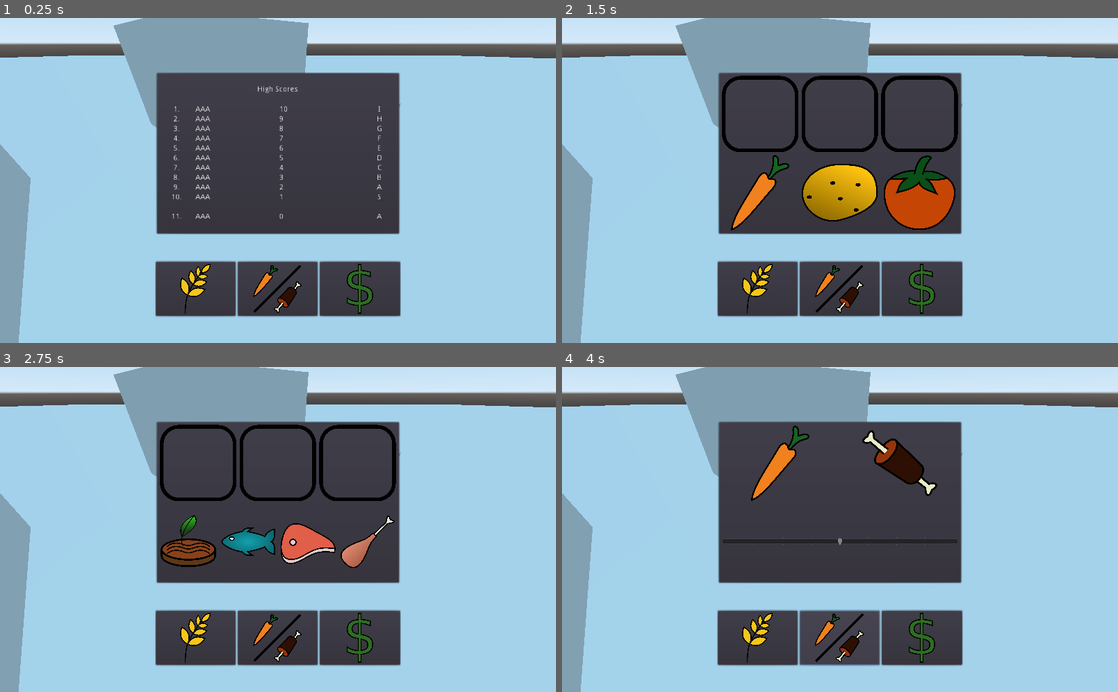
Above: before the commit, frames 1-4 (two rows, left to right).
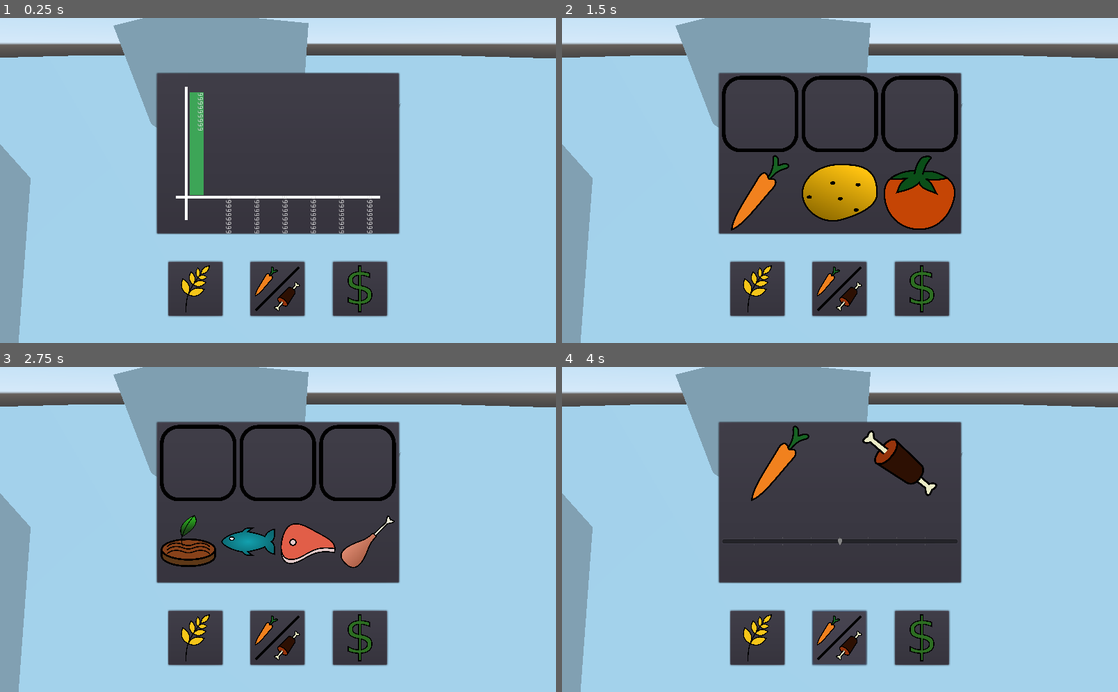
Above: after the commit, the same moments.

Repository: Rhowea/DDUEksamensprojekt
Game: Godot game, scene res://World.tscn
Two runs of this game, one before a commit and one after it. Both use one fixed random seed, a clock stepped at 60 frames per second and the inputs below.
Inputs (mouse positions are in pixels of both pictures, inside the frame that each line leads up to):
- Up to frame 1 (0.25 s): no input
- Up to frame 2 (1.5 s): click (756, 287) at 0.5 s; click (762, 154) at 1.25 s
- Up to frame 3 (2.75 s): click (278, 464) at 2 s
- Up to frame 4 (4 s): click (917, 464) at 2.75 s; click (840, 636) at 3.5 s

The runs differ from the first frame. In frame 1, 5.1% of the frame differs, in the area x 27-73%, y 20-93%; in frame 2, 3.0%; in frame 3, 3.0%; in frame 4, 3.1%.

Commit message:
Graph

Diff:
--- a/World.tscn
+++ b/World.tscn
@@ -438,7 +438,6 @@
 tick_count = 9
 
 [node name="Graph" type="Control" parent="Camera/MainUI/AspectRatioContainer/VBoxContainer/Panel"]
-visible = false
 margin_left = 7.0
 margin_top = 7.0
 margin_right = 443.0
@@ -459,34 +458,39 @@
 size_flags_vertical = 0
 
 [node name="Y-Axis" type="ColorRect" parent="Camera/MainUI/AspectRatioContainer/VBoxContainer/Panel/Graph"]
-anchor_bottom = 1.0
-margin_left = 40.0
-margin_top = 20.0
-margin_right = 45.0
-margin_bottom = -20.0
-size_flags_horizontal = 0
+anchor_left = 0.069
+anchor_top = 0.07
+anchor_right = 0.069
+anchor_bottom = 0.93
+margin_left = 15.416
+margin_top = -0.0200005
+margin_right = 20.416
+margin_bottom = 0.019989
+size_flags_horizontal = 3
 size_flags_vertical = 3
 
 [node name="Bars" type="HBoxContainer" parent="Camera/MainUI/AspectRatioContainer/VBoxContainer/Panel/Graph"]
-anchor_left = 0.115
-anchor_top = 0.196
-anchor_right = 0.931
-anchor_bottom = 0.773
-margin_left = 355.86
-margin_top = 164.944
-margin_right = 361.084
-margin_bottom = 164.922
-rect_rotation = 180.0
+anchor_left = 0.086
+anchor_top = 0.5
+anchor_right = 0.914
+anchor_bottom = 0.5
+margin_left = 7.504
+margin_top = -124.0
+margin_right = 7.49597
+margin_bottom = 77.0
+grow_horizontal = 0
+grow_vertical = 0
 size_flags_horizontal = 3
 size_flags_vertical = 3
 
 [node name="ColorRect1" type="ColorRect" parent="Camera/MainUI/AspectRatioContainer/VBoxContainer/Panel/Graph/Bars"]
 margin_left = 11.0
+margin_top = 11.0
 margin_right = 36.0
-margin_bottom = 190.0
+margin_bottom = 201.0
 rect_min_size = Vector2( 25, 190 )
 size_flags_horizontal = 6
-size_flags_vertical = 0
+size_flags_vertical = 10
 color = Color( 0.243137, 0.65098, 0.345098, 1 )
 
 [node name="Label1" type="Label" parent="Camera/MainUI/AspectRatioContainer/VBoxContainer/Panel/Graph/Bars/ColorRect1"]
@@ -500,10 +504,12 @@
 
 [node name="ColorRect2" type="ColorRect" parent="Camera/MainUI/AspectRatioContainer/VBoxContainer/Panel/Graph/Bars"]
 margin_left = 63.0
+margin_top = 201.0
 margin_right = 88.0
+margin_bottom = 201.0
 rect_min_size = Vector2( 25, 0 )
 size_flags_horizontal = 6
-size_flags_vertical = 0
+size_flags_vertical = 10
 color = Color( 0.243137, 0.65098, 0.345098, 1 )
 
 [node name="Label2" type="Label" parent="Camera/MainUI/AspectRatioContainer/VBoxContainer/Panel/Graph/Bars/ColorRect2"]
@@ -517,10 +523,12 @@
 
 [node name="ColorRect3" type="ColorRect" parent="Camera/MainUI/AspectRatioContainer/VBoxContainer/Panel/Graph/Bars"]
 margin_left = 115.0
+margin_top = 201.0
 margin_right = 140.0
+margin_bottom = 201.0
 rect_min_size = Vector2( 25, 0 )
 size_flags_horizontal = 6
-size_flags_vertical = 0
+size_flags_vertical = 10
 color = Color( 0.243137, 0.65098, 0.345098, 1 )
 
 [node name="Label3" type="Label" parent="Camera/MainUI/AspectRatioContainer/VBoxContainer/Panel/Graph/Bars/ColorRect3"]
@@ -534,10 +542,12 @@
 
 [node name="ColorRect4" type="ColorRect" parent="Camera/MainUI/AspectRatioContainer/VBoxContainer/Panel/Graph/Bars"]
 margin_left = 167.0
+margin_top = 201.0
 margin_right = 192.0
+margin_bottom = 201.0
 rect_min_size = Vector2( 25, 0 )
 size_flags_horizontal = 6
-size_flags_vertical = 0
+size_flags_vertical = 10
 color = Color( 0.243137, 0.65098, 0.345098, 1 )
 
 [node name="Label4" type="Label" parent="Camera/MainUI/AspectRatioContainer/VBoxContainer/Panel/Graph/Bars/ColorRect4"]
@@ -551,10 +561,12 @@
 
 [node name="ColorRect5" type="ColorRect" parent="Camera/MainUI/AspectRatioContainer/VBoxContainer/Panel/Graph/Bars"]
 margin_left = 219.0
+margin_top = 201.0
 margin_right = 244.0
+margin_bottom = 201.0
 rect_min_size = Vector2( 25, 0 )
 size_flags_horizontal = 6
-size_flags_vertical = 0
+size_flags_vertical = 10
 color = Color( 0.243137, 0.65098, 0.345098, 1 )
 
 [node name="Label5" type="Label" parent="Camera/MainUI/AspectRatioContainer/VBoxContainer/Panel/Graph/Bars/ColorRect5"]
@@ -568,10 +580,12 @@
 
 [node name="ColorRect6" type="ColorRect" parent="Camera/MainUI/AspectRatioContainer/VBoxContainer/Panel/Graph/Bars"]
 margin_left = 271.0
+margin_top = 201.0
 margin_right = 296.0
+margin_bottom = 201.0
 rect_min_size = Vector2( 25, 0 )
 size_flags_horizontal = 6
-size_flags_vertical = 0
+size_flags_vertical = 10
 color = Color( 0.243137, 0.65098, 0.345098, 1 )
 
 [node name="Label6" type="Label" parent="Camera/MainUI/AspectRatioContainer/VBoxContainer/Panel/Graph/Bars/ColorRect6"]
@@ -585,10 +599,12 @@
 
 [node name="ColorRect7" type="ColorRect" parent="Camera/MainUI/AspectRatioContainer/VBoxContainer/Panel/Graph/Bars"]
 margin_left = 324.0
+margin_top = 201.0
 margin_right = 349.0
+margin_bottom = 201.0
 rect_min_size = Vector2( 25, 0 )
 size_flags_horizontal = 6
-size_flags_vertical = 0
+size_flags_vertical = 10
 color = Color( 0.243137, 0.65098, 0.345098, 1 )
 
 [node name="Label7" type="Label" parent="Camera/MainUI/AspectRatioContainer/VBoxContainer/Panel/Graph/Bars/ColorRect7"]
@@ -719,6 +735,7 @@
 text = "Submit score"
 
 [node name="HighscoreBoard" type="Control" parent="Camera/MainUI/AspectRatioContainer/VBoxContainer/Panel"]
+visible = false
 margin_left = 7.0
 margin_top = 7.0
 margin_right = 443.0
@@ -1222,10 +1239,11 @@
 alignment = 1
 
 [node name="buttonToSet1" type="Button" parent="Camera/MainUI/AspectRatioContainer/VBoxContainer/Buttons"]
-margin_right = 147.0
+margin_left = 23.0
+margin_right = 123.0
 margin_bottom = 100.0
 rect_min_size = Vector2( 100, 100 )
-size_flags_horizontal = 15
+size_flags_horizontal = 6
 size_flags_vertical = 7
 action_mode = 0
 icon = ExtResource( 14 )
@@ -1233,11 +1251,11 @@
 expand_icon = true
 
 [node name="buttonToSet2" type="Button" parent="Camera/MainUI/AspectRatioContainer/VBoxContainer/Buttons"]
-margin_left = 151.0
-margin_right = 298.0
+margin_left = 174.0
+margin_right = 274.0
 margin_bottom = 100.0
 rect_min_size = Vector2( 100, 100 )
-size_flags_horizontal = 15
+size_flags_horizontal = 6
 size_flags_vertical = 7
 action_mode = 0
 icon = ExtResource( 12 )
@@ -1245,11 +1263,11 @@
 expand_icon = true
 
 [node name="buttonToSet3" type="Button" parent="Camera/MainUI/AspectRatioContainer/VBoxContainer/Buttons"]
-margin_left = 302.0
-margin_right = 450.0
+margin_left = 326.0
+margin_right = 426.0
 margin_bottom = 100.0
 rect_min_size = Vector2( 100, 100 )
-size_flags_horizontal = 15
+size_flags_horizontal = 6
 size_flags_vertical = 7
 action_mode = 0
 icon = ExtResource( 13 )
